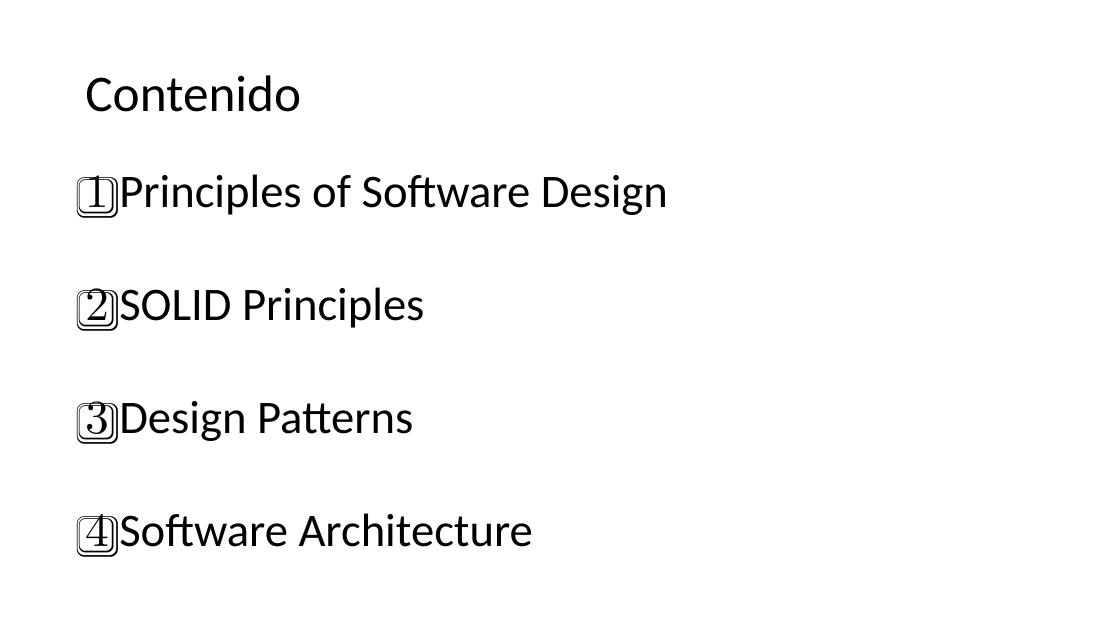
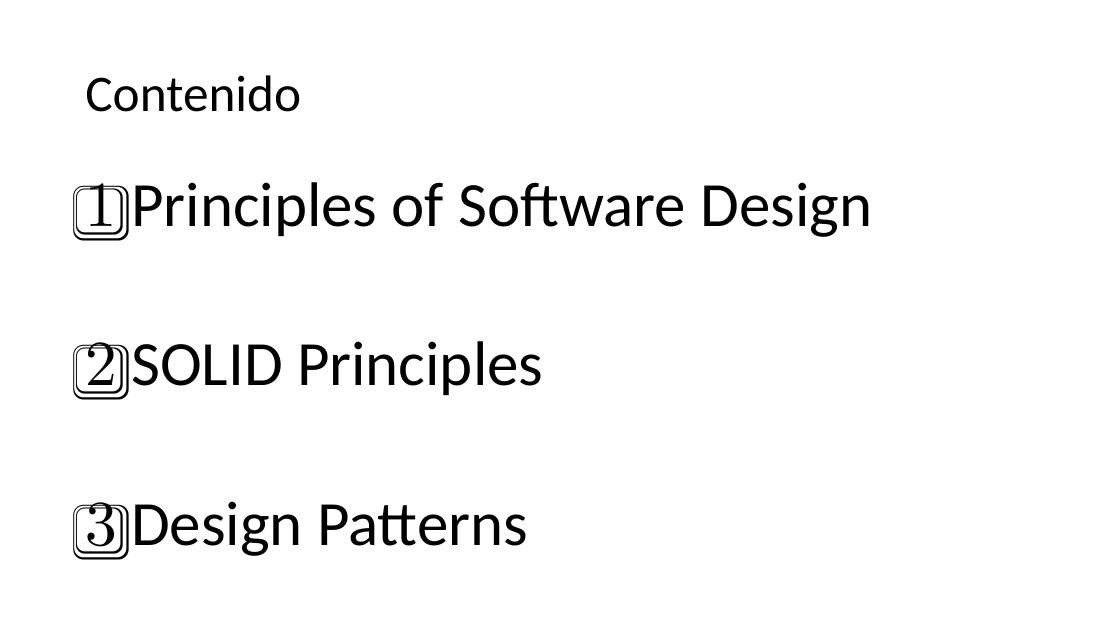
Before and after one commit to AlbertoBasalo/principles-and-patterns, a slide deck: slide 2 of docs/principles-and-practices.pptx. Drawn at 1120x630 pixels with LibreOffice and Linux fonts; fonts in the diff are those of the drawing. Boxes give left, top, right and bottom in pixels: in the first picture for what was removed or moved away, otherwise in the second. Text is boxed around its words. In the diff, an @@ line names an element or a change of style, - is before the commit and + after.

```diff
--- a/docs/principles-and-practices.pptx
+++ b/docs/principles-and-practices.pptx
@@ text "1️⃣ Principles of Software Design" at [85, 182, 872, 560]: size 40 to 54 pt; line spacing 0.8 to 0.9 @@
@@ text at [85, 513, 533, 557]: paragraph removed @@
-4️⃣ Software Architecture
```
Also in this commit, not shown: 13 other slides changed, 1 slide removed, 1 other file.
